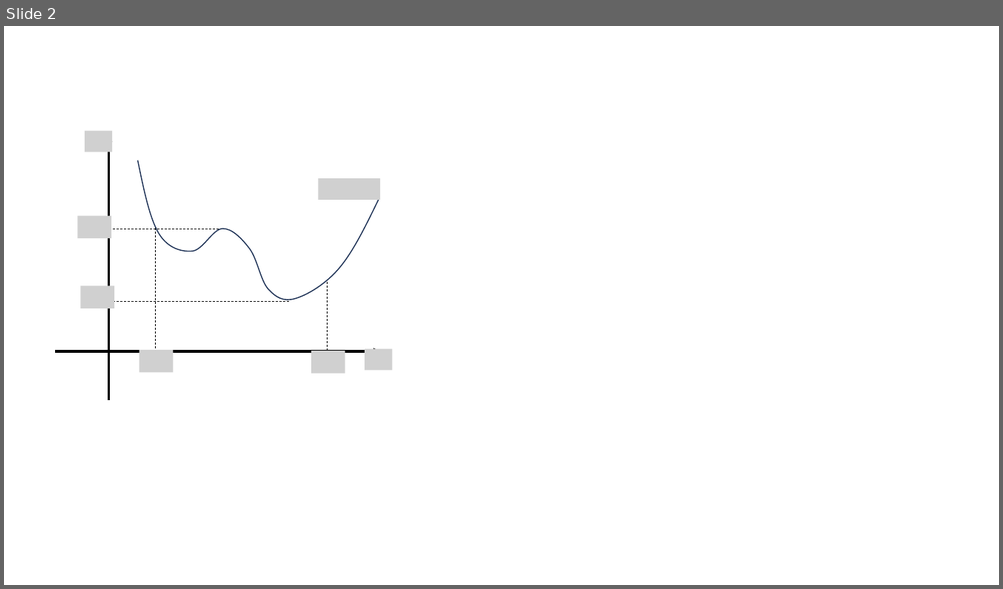
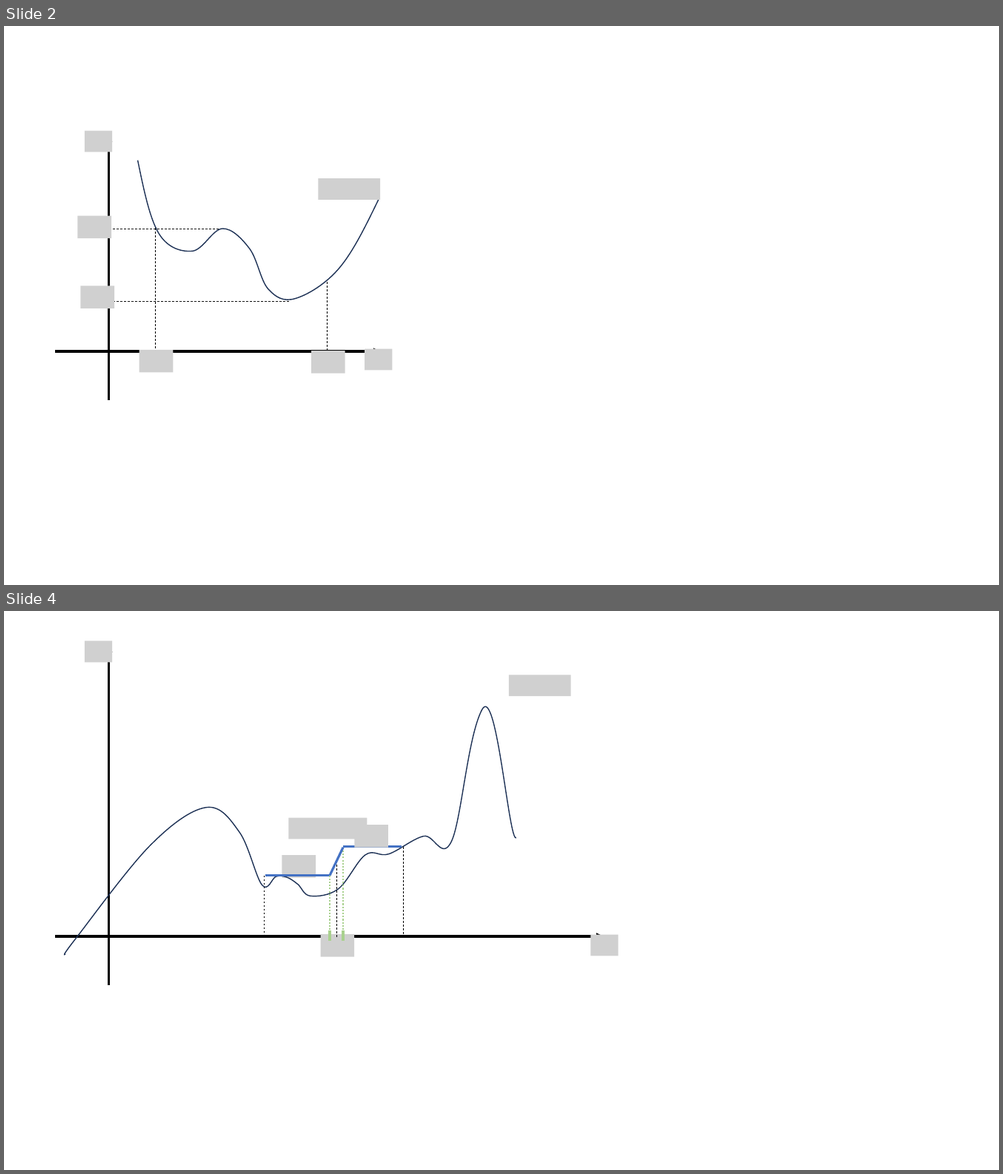
Before and after one commit to govin08/govin08.github.io, a slide deck: images/2024-10-25-Fourier_A1/Fourier_A1.pptx. Shown one above the other, each under a label of ours: slide 2 before the commit, slides 2 and 4 after it; the slides between them are not shown. The pictures are 1003x589 and 1003x1174 pixels, drawn with LibreOffice and Linux fonts; fonts in the diff are those of the drawing; grey boxes stand for pictures. Boxes give left, top, right and bottom in pixels: in the first picture for what was removed or moved away, otherwise in the second. Text is boxed around its words. In the diff, an @@ line names an element or a change of style, - is before the commit and + after.

```diff
--- a/images/2024-10-25-Fourier_A1/Fourier_A1.pptx
+++ b/images/2024-10-25-Fourier_A1/Fourier_A1.pptx
@@ slide 4 added at (x1=4, y1=611, x2=999, y2=1170), background #FFFFFF @@
@@ picture added at (x1=85, y1=641, x2=112, y2=663) @@
@@ arrow added from (109, 985) to (109, 645), #000000 2.25 pt @@
@@ picture added at (x1=509, y1=675, x2=570, y2=697) @@
@@ freeform shape added at (x1=65, y1=706, x2=517, y2=955), outline #1E3256 1 pt @@
@@ picture added at (x1=288, y1=817, x2=367, y2=840) @@
@@ picture added at (x1=355, y1=825, x2=388, y2=848) @@
@@ line added from (343, 848) to (330, 876), #4472C4 2.25 pt @@
@@ line added from (401, 847) to (343, 847), #4472C4 2.25 pt @@
@@ line added from (343, 848) to (343, 941), #A9D18E 1.5 pt dashed @@
@@ line added from (403, 847) to (403, 939), #000000 0.5 pt dashed @@
@@ line added from (264, 876) to (264, 937), #000000 0.5 pt dashed @@
@@ line added from (330, 876) to (265, 876), #4472C4 2.25 pt @@
@@ picture added at (x1=282, y1=856, x2=315, y2=878) @@
@@ line added from (330, 876) to (330, 941), #A9D18E 1.5 pt dashed @@
@@ line added from (337, 861) to (337, 937), #000000 0.5 pt dashed @@
@@ arrow added from (56, 937) to (603, 937), #000000 2.25 pt @@
@@ picture added at (x1=320, y1=935, x2=354, y2=957) @@
@@ line added from (330, 931) to (330, 941), #A9D18E 3 pt @@
@@ line added from (343, 931) to (343, 941), #A9D18E 3 pt @@
@@ picture added at (x1=590, y1=935, x2=618, y2=957) @@
```
Also in this commit, not shown: 1 other slide added, 7 other files.
